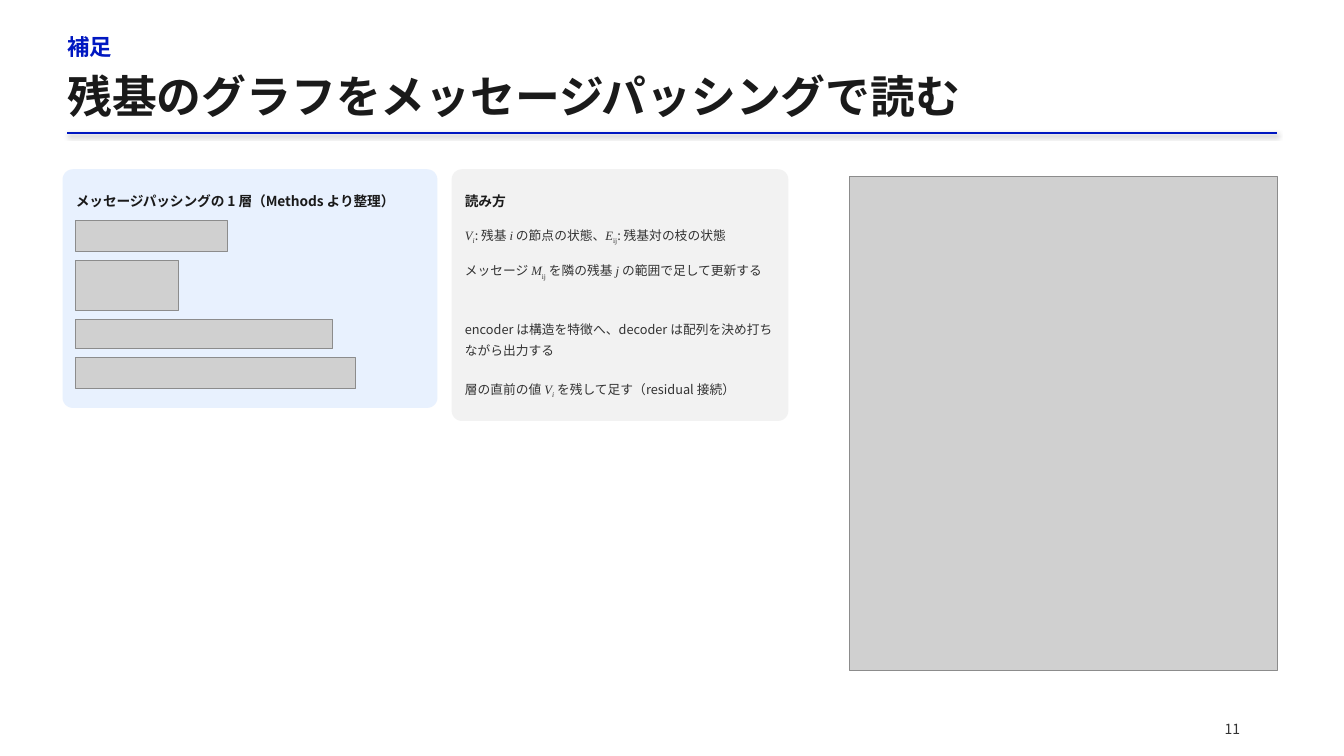
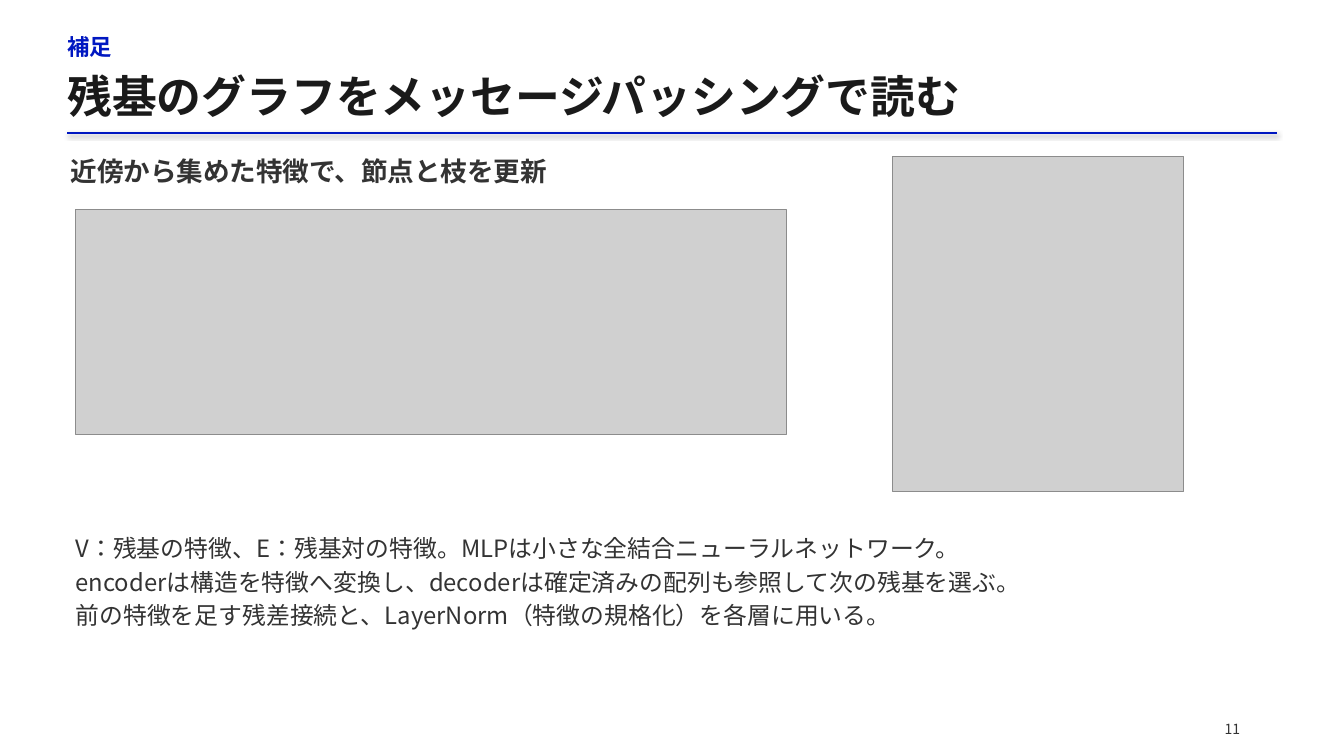
Before and after one commit to matsunagalab/lecture_bioinfo, a slide deck: slide 11 of 07_タンパク質設計/07_タンパク質設計.pptx. Drawn at 1344x756 pixels with LibreOffice and Linux fonts; fonts in the diff are those of the drawing; grey boxes stand for pictures. Boxes give left, top, right and bottom in pixels: in the first picture for what was removed or moved away, otherwise in the second. Text is boxed around its words. In the diff, an @@ line names an element or a change of style, - is before the commit and + after.

Commit message:
Improve lecture 07 figures, equations, and Japanese explanations

```diff
--- a/07_タンパク質設計/07_タンパク質設計.pptx
+++ b/07_タンパク質設計/07_タンパク質設計.pptx
@@ rounded rectangle removed at box(63, 169, 438, 408) @@
@@ text added at box(71, 158, 548, 184), 19 pt, text #333333, bold @@
+近傍から集めた特徴で、節点と枝を更新
@@ rounded rectangle removed at box(452, 169, 788, 421) @@
@@ picture: place and size @@
-picture at box(850, 176, 1277, 670)
+picture at box(893, 156, 1184, 492)
@@ text removed at box(76, 194, 395, 208) @@
-メッセージパッシングの 1 層（Methods より整理）
@@ text removed at box(465, 194, 506, 207) @@
-読み方
@@ picture removed at box(76, 221, 228, 252) @@
@@ picture added at box(76, 210, 786, 435) @@
@@ text removed at box(481, 229, 726, 241) @@
-Vi: 残基 i の節点の状態、Eij: 残基対の枝の状態
@@ picture removed at box(76, 260, 178, 311) @@
@@ text removed at box(465, 264, 762, 277) @@
-メッセージ Mij を隣の残基 j の範囲で足して更新する
@@ picture removed at box(76, 320, 333, 350) @@
@@ text removed at box(465, 323, 772, 356) @@
-encoder は構造を特徴へ、decoder は配列を決め打ちながら出力する
@@ picture removed at box(76, 358, 356, 389) @@
@@ text removed at box(465, 383, 735, 395) @@
-層の直前の値 Vi を残して足す（residual 接続）
@@ text added at box(76, 537, 1021, 630), 17 pt, text #333333 @@
+V：残基の特徴、E：残基対の特徴。MLPは小さな全結合ニューラルネットワーク。
+encoderは構造を特徴へ変換し、decoderは確定済みの配列も参照して次の残基を選ぶ。
+前の特徴を足す残差接続と、LayerNorm（特徴の規格化）を各層に用いる。
```
Also in this commit, not shown: 25 other slides changed, 1 slide added, 1 slide removed, 2 other files.
